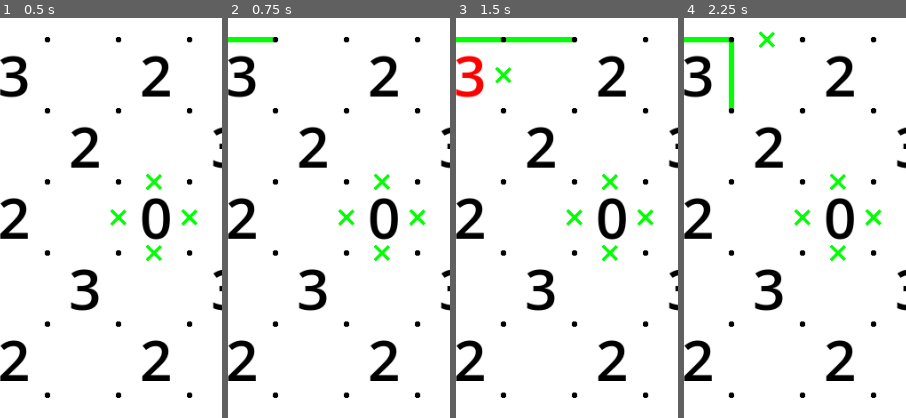
Above: before the commit, frames 1-4 (left to right).
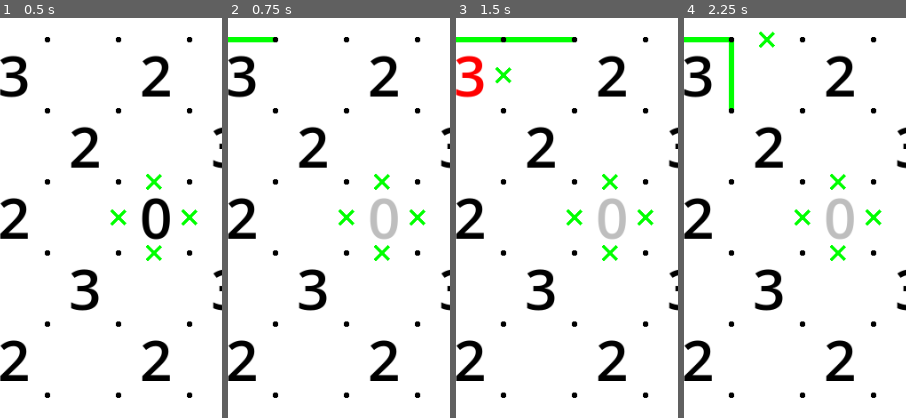
Above: after the commit, the same moments.

Repository: vivisuke/SlitherLink5
Game: Godot game, scene res://main.tscn
The game is run twice, just before and just after one commit, with the same random seed, the same clock (stepped at 60 frames per second) and the same inputs.
Inputs (mouse positions are % of the whole screen's width and height, from its top left):
- Up to frame 1 (0.5 s): no input
- Up to frame 2 (0.75 s): tap Enter at 0.5 s; move the mouse to (72, 45) at 0.52 s; click (72, 45) at 0.67 s
- Up to frame 3 (1.5 s): tap Space at 1.25 s; move the mouse to (30, 55) at 1.27 s; click (30, 55) at 1.42 s
- Up to frame 4 (2.25 s): tap Enter at 2 s; move the mouse to (60, 28) at 2.02 s; click (60, 28) at 2.17 s
The pictures show only the part of the screen within x 31-81%, y 11-61%; the shares and areas given below are measured in that part.

Frame 1 is identical in both runs. In frame 2, 0.7% of the frame differs, in the area x 63-77%, y 45-56%; in frame 3, 0.7%; in frame 4, 0.7%.

Commit message:
0037 ◎ C 02/23 02/23 0.001│問題│０の周りがすべて非連結なのに、数字がグレイ表示されない

Diff:
--- a/SlitherLink5/scripts/main.gd
+++ b/SlitherLink5/scripts/main.gd
@@ -83,7 +83,7 @@
 	for y in range(N_VERT):
 		for x in range(N_HORZ):
 			var ix = xyToIX(x, y)
-			if bd.clue_num[ix] > 0:
+			if bd.clue_num[ix] >= 0:
 				var col = Color.BLACK
 				var n = bd.n_fixed_edge(ix)		# 確定線数
 				if n == 4:
Not shown, changed: SlitherLink5.spr
